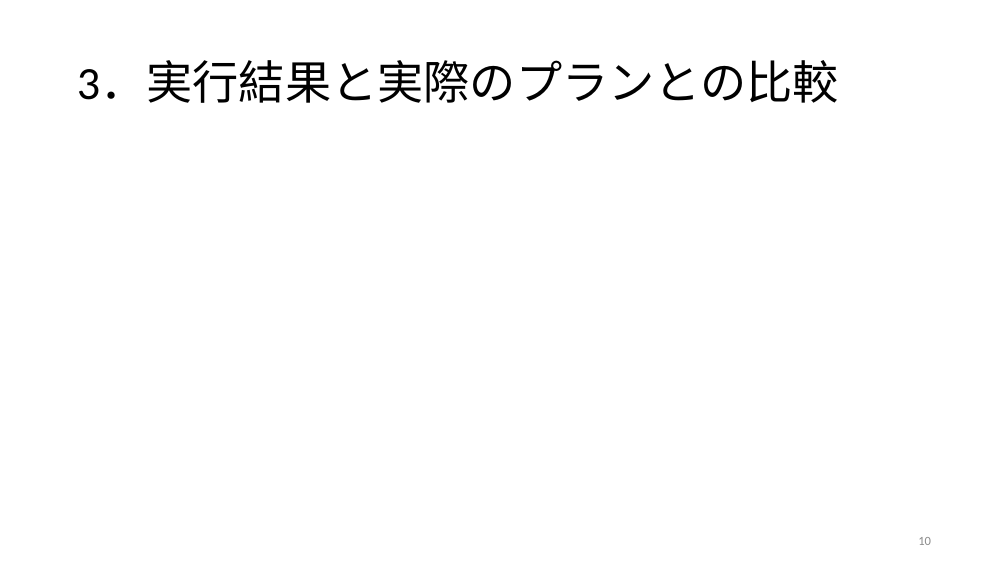
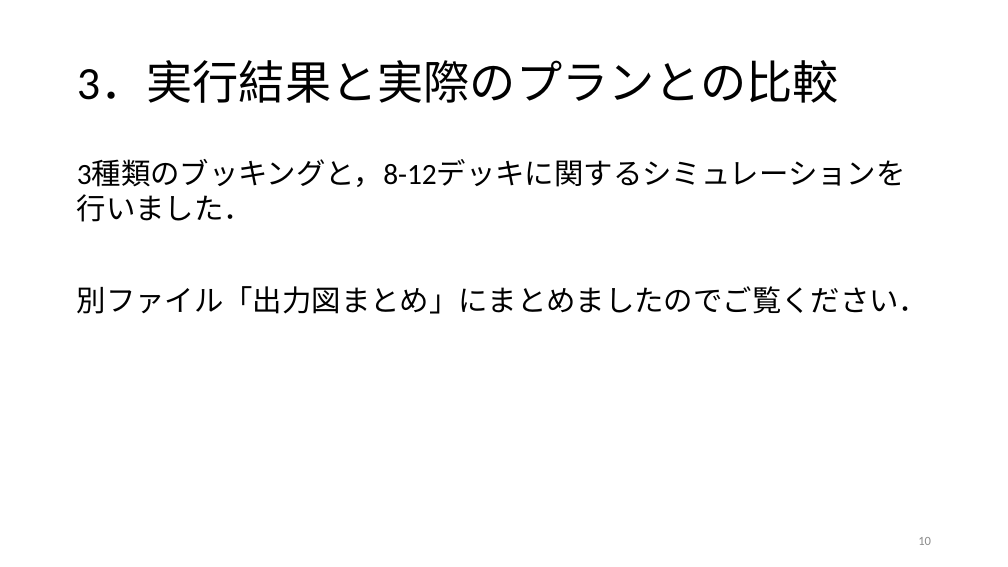
Before and after one commit to r-kurosu/kline, a slide deck: slide 10 of 0121結果レビュー.pptx. Drawn at 1008x567 pixels with LibreOffice and Linux fonts; fonts in the diff are those of the drawing. Boxes give left, top, right and bottom in pixels: in the first picture for what was removed or moved away, otherwise in the second. Text is boxed around its words. In the diff, an @@ line names an element or a change of style, - is before the commit and + after.

```diff
--- a/0121結果レビュー.pptx
+++ b/0121結果レビュー.pptx
@@ text added at [77, 159, 928, 314], 28 pt, text #000000 @@
+3種類のブッキングと，8-12デッキに関するシミュレーションを行いました．
+別ファイル「出力図まとめ」にまとめましたのでご覧ください．
```
Also in this commit, not shown: 1 slide removed.
